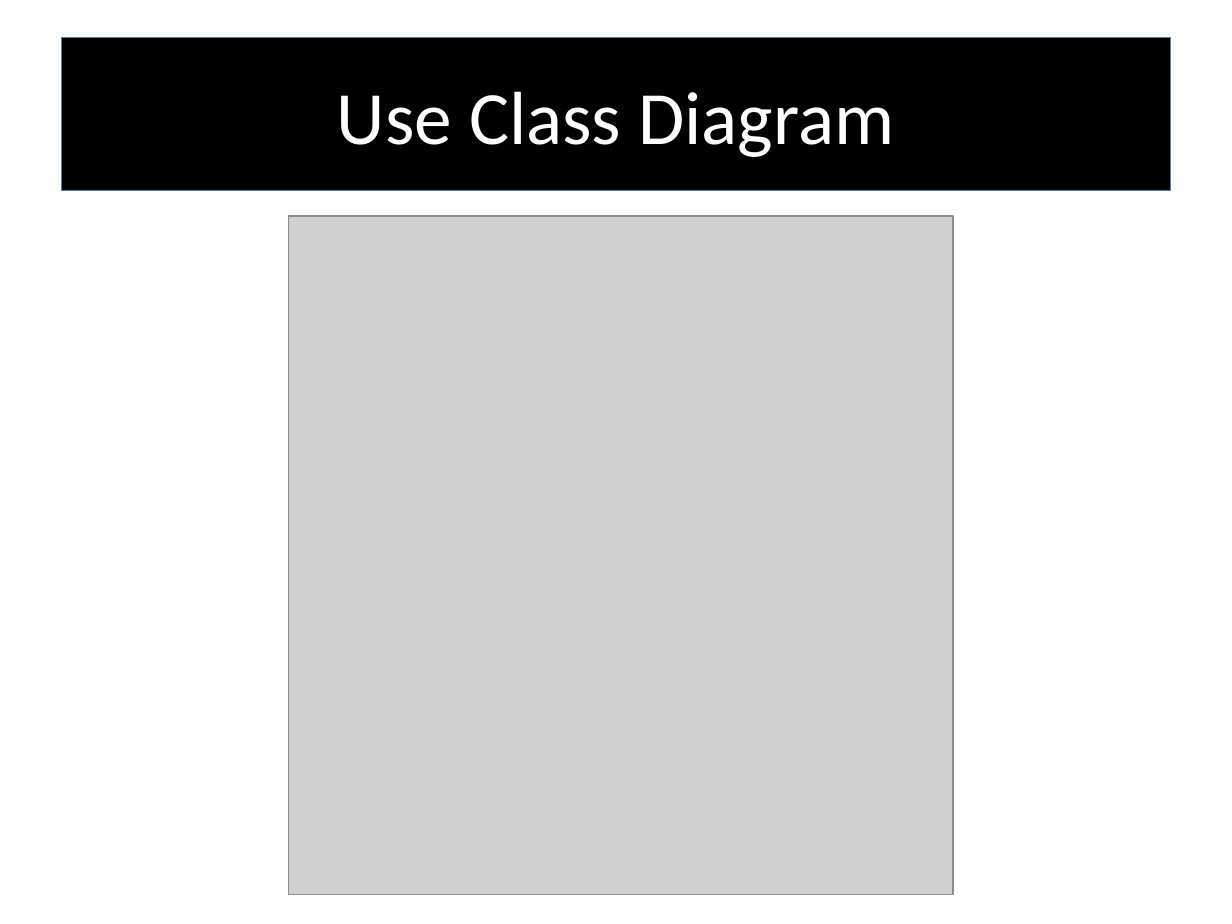
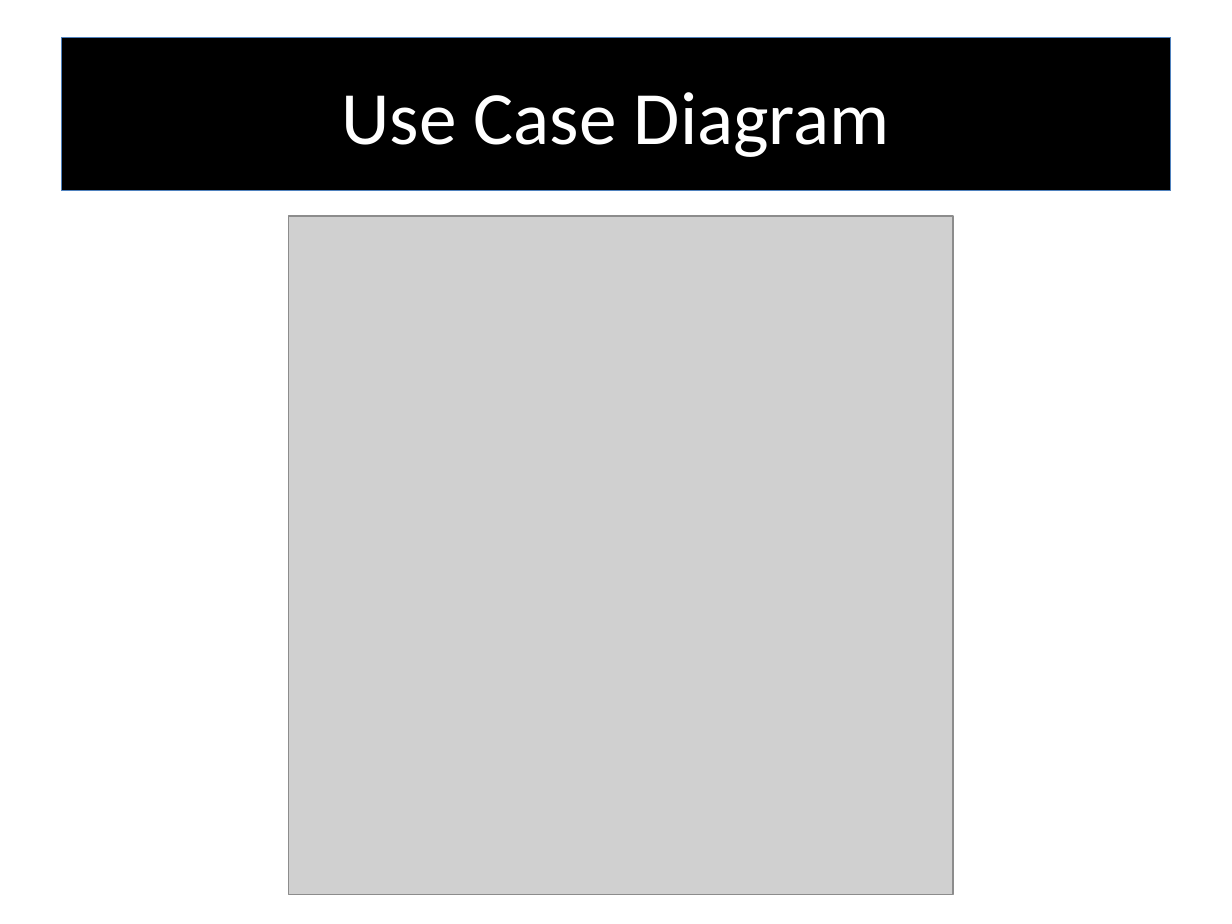
Before and after one commit to RedTeamCOSC470/Documentation, a slide deck: slide 15 of Stargazer.pptx (slide 13 before the commit). Drawn at 1232x924 pixels with LibreOffice and Linux fonts; fonts in the diff are those of the drawing; grey boxes stand for pictures; background and template pictures are left out. Boxes give left, top, right and bottom in pixels: in the first picture for what was removed or moved away, otherwise in the second. Text is boxed around its words. In the diff, an @@ line names an element or a change of style, - is before the commit and + after.

```diff
--- a/Stargazer.pptx
+++ b/Stargazer.pptx
@@ title at (x1=342, y1=92, x2=890, y2=157): text changed @@
-Use Class Diagram
+Use Case Diagram
```
Also in this commit, not shown: 2 other slides changed, 4 slides added, 2 slides removed, 2 other files.
